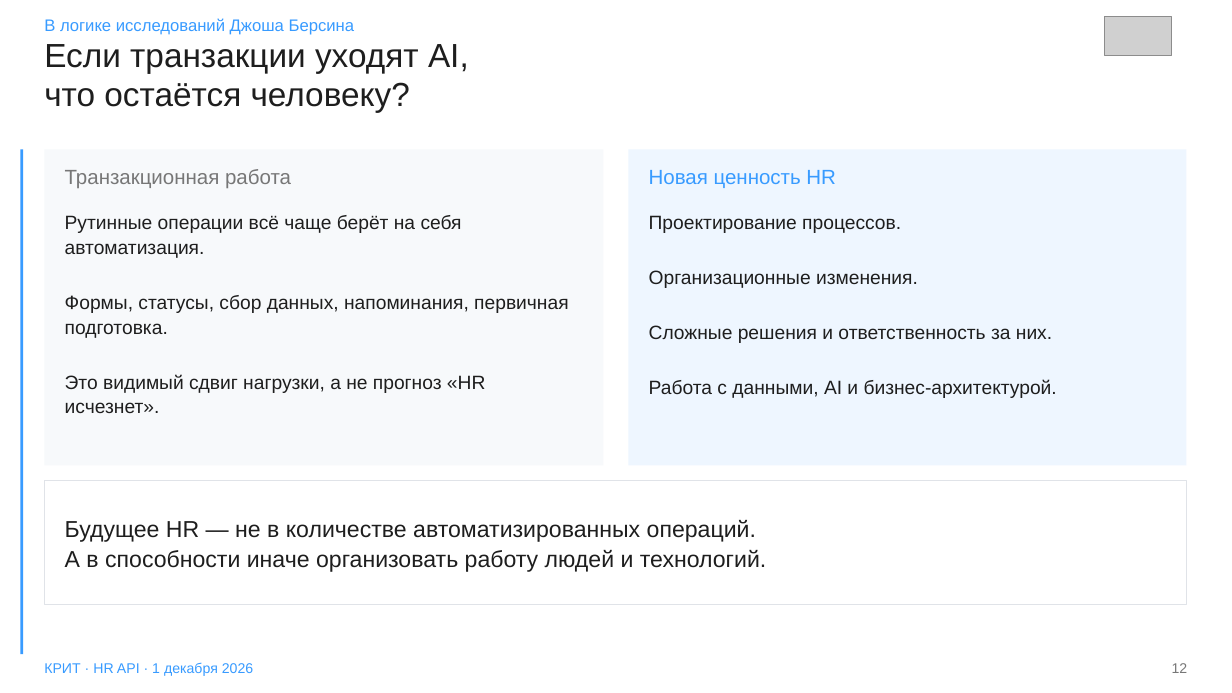
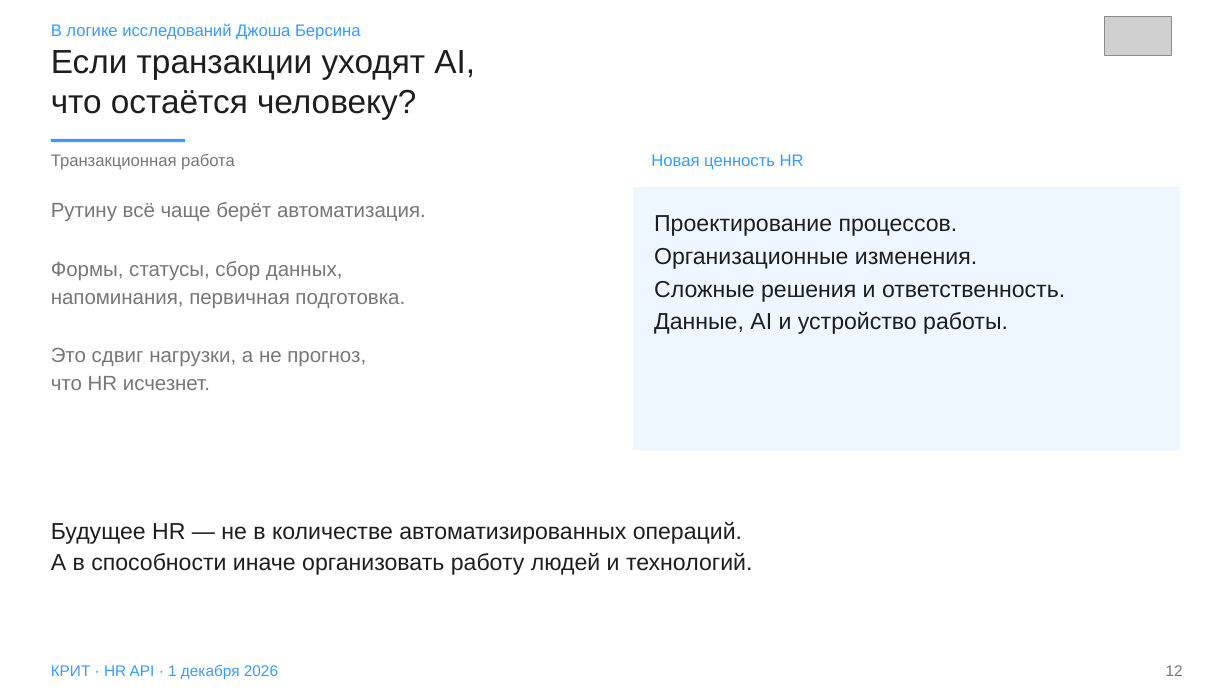
Before and after one commit to Nikisheva/html_krit, a slide deck: slide 12 of HR_API_KRIT_Nikisheva_2026.pptx. Drawn at 1232x693 pixels with LibreOffice and Linux fonts; fonts in the diff are those of the drawing; grey boxes stand for pictures. Boxes give left, top, right and bottom in pixels: in the first picture for what was removed or moved away, otherwise in the second. Text is boxed around its words. In the diff, an @@ line names an element or a change of style, - is before the commit and + after.

```diff
--- a/HR_API_KRIT_Nikisheva_2026.pptx
+++ b/HR_API_KRIT_Nikisheva_2026.pptx
@@ text "В логике исследований Джоша Берсина": place and size @@
-text "В логике исследований Джоша Берсина" at [44, 18, 355, 35]
+text "В логике исследований Джоша Берсина" at [51, 23, 361, 40]
@@ text "Если транзакции уходят AI,": place and size @@
-text "Если транзакции уходят AI," at [44, 44, 469, 112]
+text "Если транзакции уходят AI," at [51, 50, 475, 119]
@@ text "Если транзакции уходят AI," at [51, 50, 475, 119]: line spacing 0.96 to 0.98 @@
@@ rectangle: place and size @@
-rectangle at [20, 150, 23, 654]
+rectangle at [51, 139, 185, 141]
@@ rectangle removed at [44, 150, 604, 466] @@
@@ text "Транзакционная работа" at [51, 154, 235, 170]: size 16 to 13 pt @@
@@ text "Транзакционная работа": place and size @@
-text "Транзакционная работа" at [65, 169, 291, 188]
+text "Транзакционная работа" at [51, 154, 235, 170]
@@ text "Новая ценность HR": place and size @@
-text "Новая ценность HR" at [649, 170, 836, 188]
+text "Новая ценность HR" at [651, 154, 804, 170]
@@ text "Новая ценность HR" at [651, 154, 804, 170]: size 16 to 13 pt @@
@@ text at [51, 202, 426, 390]: text changed; size 15 to 16 pt; text colour #1E1E1E to #777777 @@
-Рутинные операции всё чаще берёт на себя автоматизация.
-Формы, статусы, сбор данных, напоминания, первичная подготовка.
-Это видимый сдвиг нагрузки, а не прогноз «HR исчезнет».
+Рутину всё чаще берёт автоматизация.
+Формы, статусы, сбор данных,
+напоминания, первичная подготовка.
+Это сдвиг нагрузки, а не прогноз,
+что HR исчезнет.
@@ rectangle: place and size @@
-rectangle at [628, 150, 1187, 466]
+rectangle at [633, 187, 1180, 450]
@@ text at [654, 215, 977, 269]: size 15 to 18 pt in "Проектирование процессов.", "Организационные изменения."; line spacing 1.08 to 1.18 @@
@@ text at [654, 281, 1065, 334]: text changed; size 15 to 18 pt @@
-Сложные решения и ответственность за них.
-Работа с данными, AI и бизнес-архитектурой.
+Сложные решения и ответственность.
+Данные, AI и устройство работы.
@@ rectangle removed at [44, 481, 1187, 605] @@
@@ text "Будущее HR — не в ...": place and size @@
-text "Будущее HR — не в ..." at [65, 520, 766, 572]
+text "Будущее HR — не в ..." at [51, 522, 752, 575]
@@ text "Будущее HR — не в ..." at [51, 522, 752, 575]: line spacing 1.05 to 1.12; vertical alignment middle to top @@
@@ text "КРИТ · HR API · ...": place and size @@
-text "КРИТ · HR API · ..." at [44, 662, 253, 676]
+text "КРИТ · HR API · ..." at [51, 665, 278, 679]
@@ text "КРИТ · HR API · ..." at [51, 665, 278, 679]: size 11 to 12 pt @@
@@ text "12" at [1166, 665, 1183, 676]: size 11 to 12 pt @@
```
Also in this commit, not shown: 11 other slides changed, 2 slides added, 2 slides removed, 4 other files.
